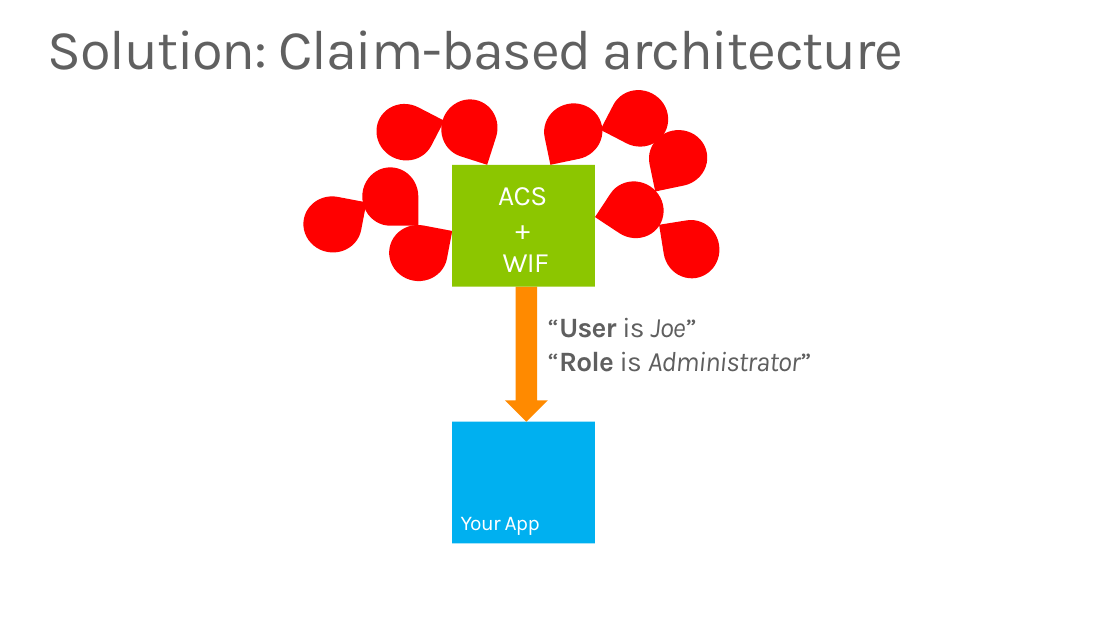
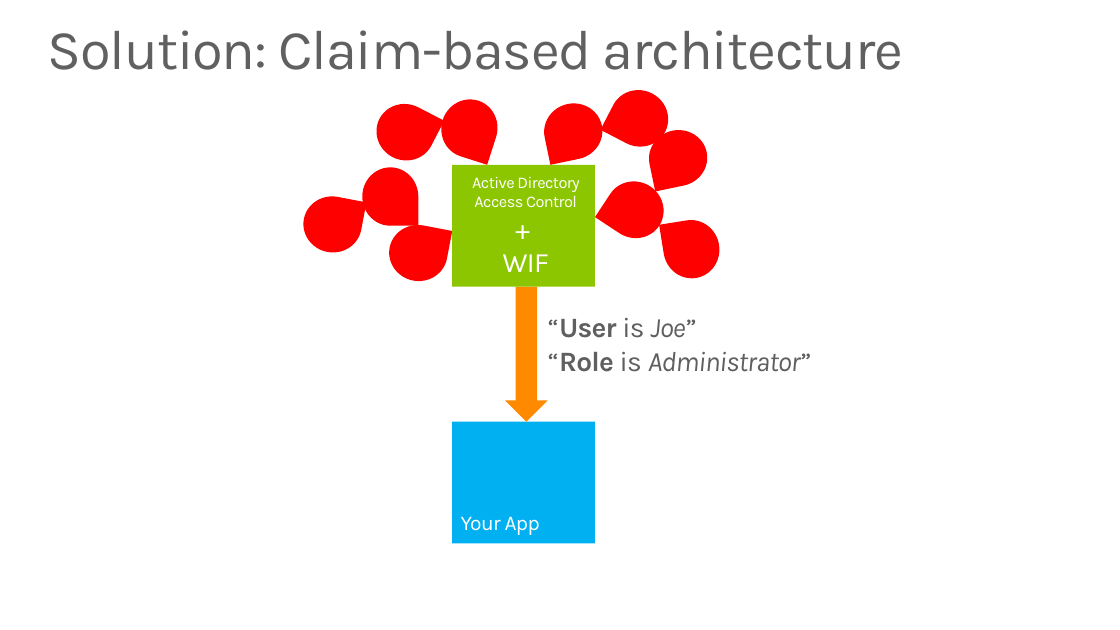
Before and after one commit to WindowsAzure-TrainingKit/PRESENTATION-DevCamps-CloudServices, a slide deck: slide 56 of DevCamps-CloudServices.pptx. Drawn at 1120x630 pixels with LibreOffice and Linux fonts; fonts in the diff are those of the drawing. Boxes give left, top, right and bottom in pixels: in the first picture for what was removed or moved away, otherwise in the second. Text is boxed around its words. In the diff, an @@ line names an element or a change of style, - is before the commit and + after.

```diff
--- a/DevCamps-CloudServices.pptx
+++ b/DevCamps-CloudServices.pptx
@@ text in rectangle at bbox=[472, 176, 579, 207]: text changed; size 24 to 14 pt @@
-ACS
+Active Directory Access Control
```
Also in this commit, not shown: 4 other slides changed.
